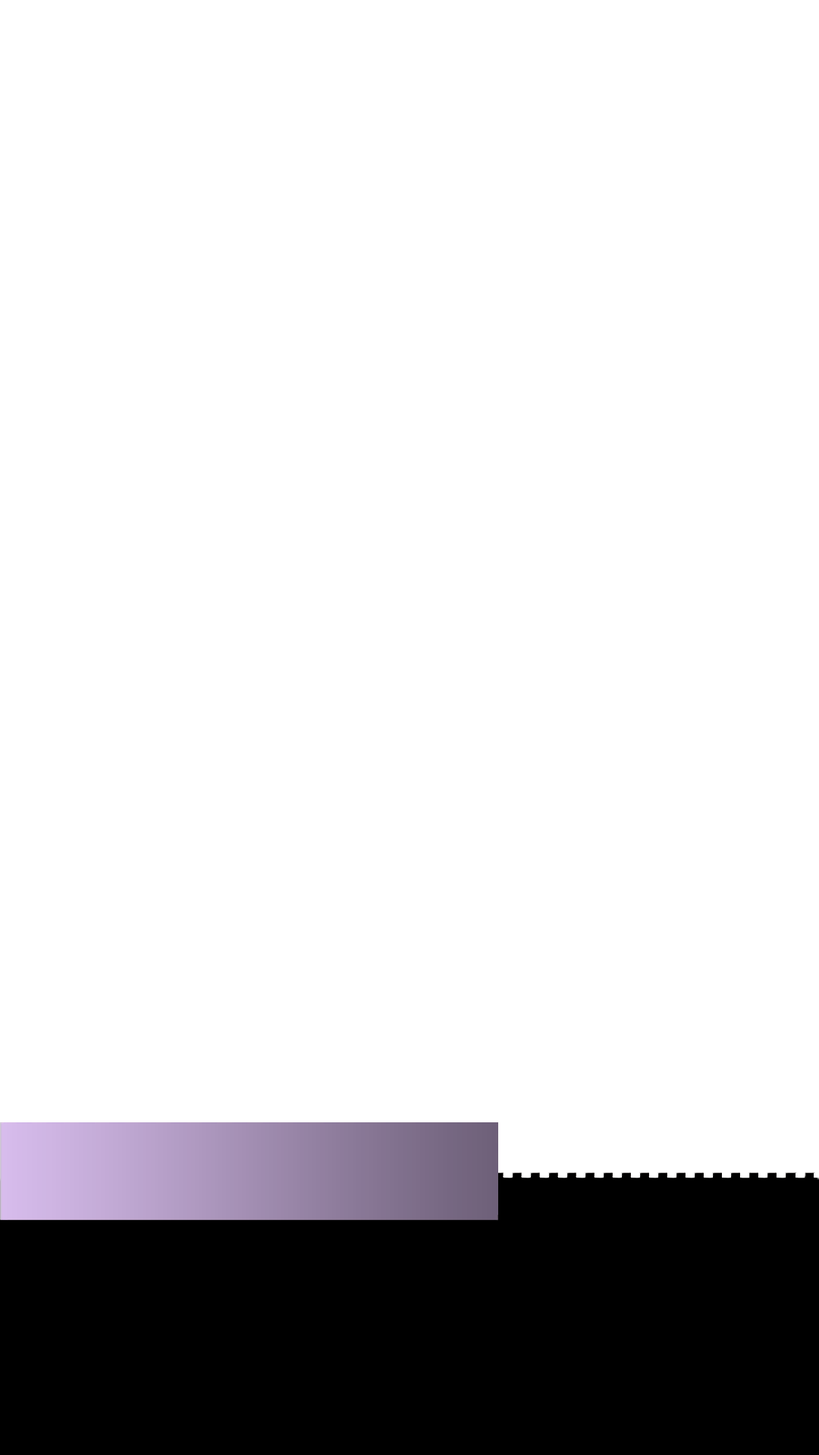
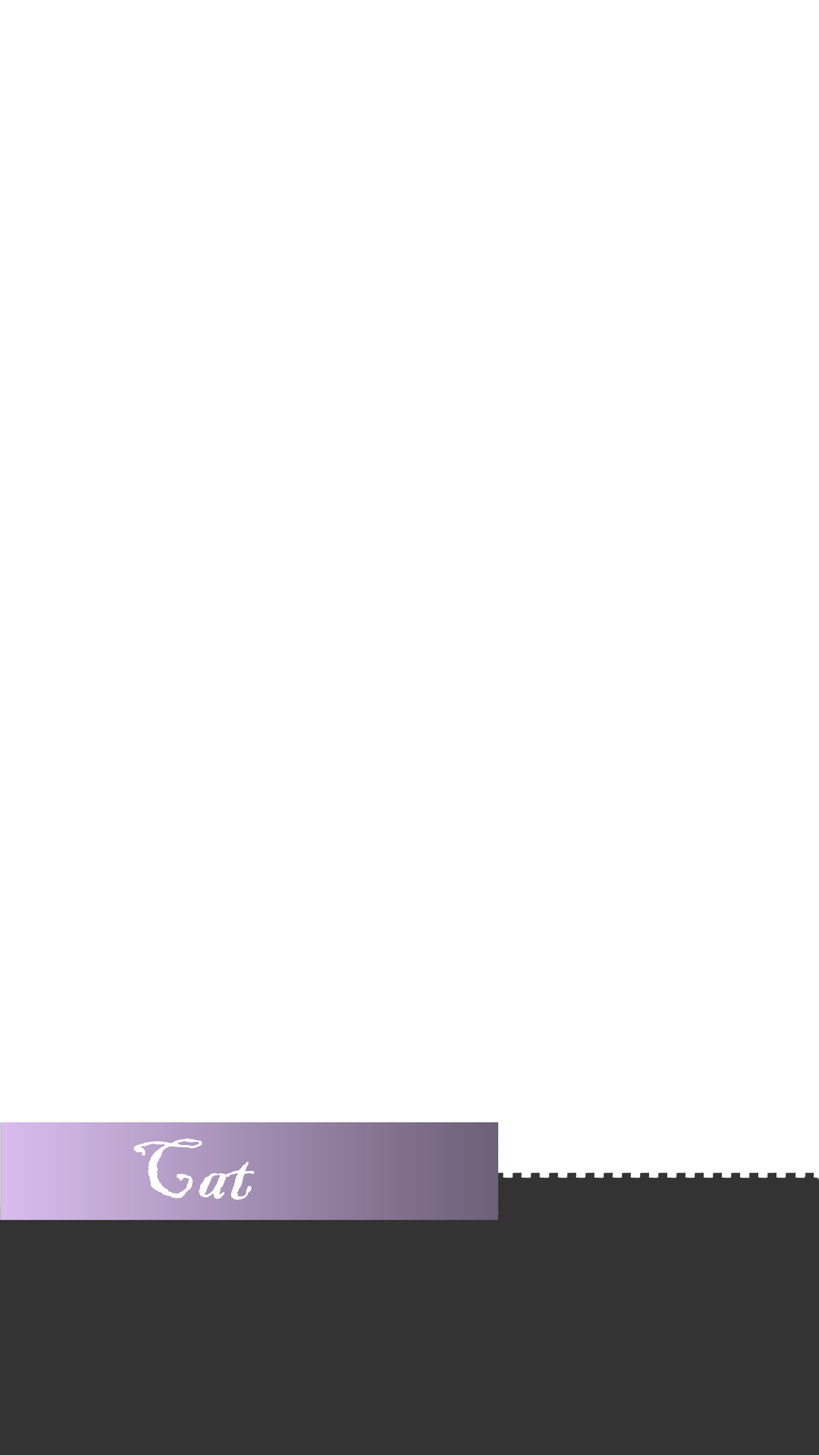
Layer changes from the first 819x1455 image to the second:
added group "Cat" (1st of 2, in "speech bubble") with 3 layers in group "speech bubble" over [0, 1138, 498, 1222]
added layer "Cat" (2nd of 2, in "speech bubble" › "Cat") in group "Cat" over [133, 1138, 255, 1201]
renamed "name tag" to "name tag: CAT", moved it into group "Cat" over [0, 1138, 498, 1222]
"text tag": opacity 100% → 80%, painted on it over [0, 1169, 819, 1455]
